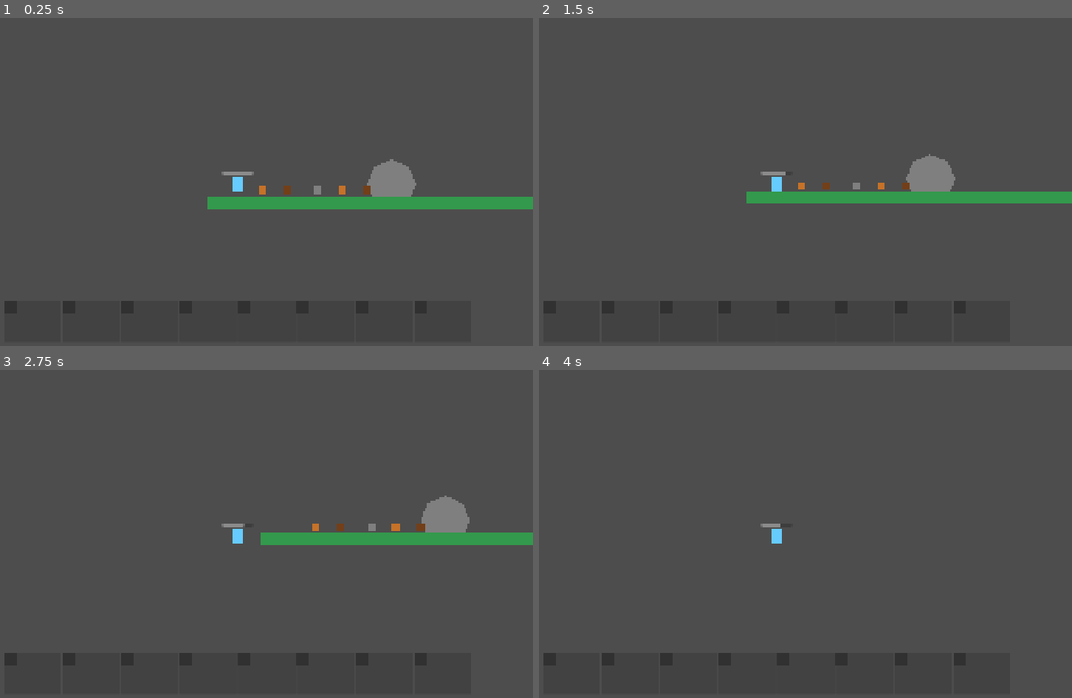
Above: before the commit, frames 1-4 (two rows, left to right).
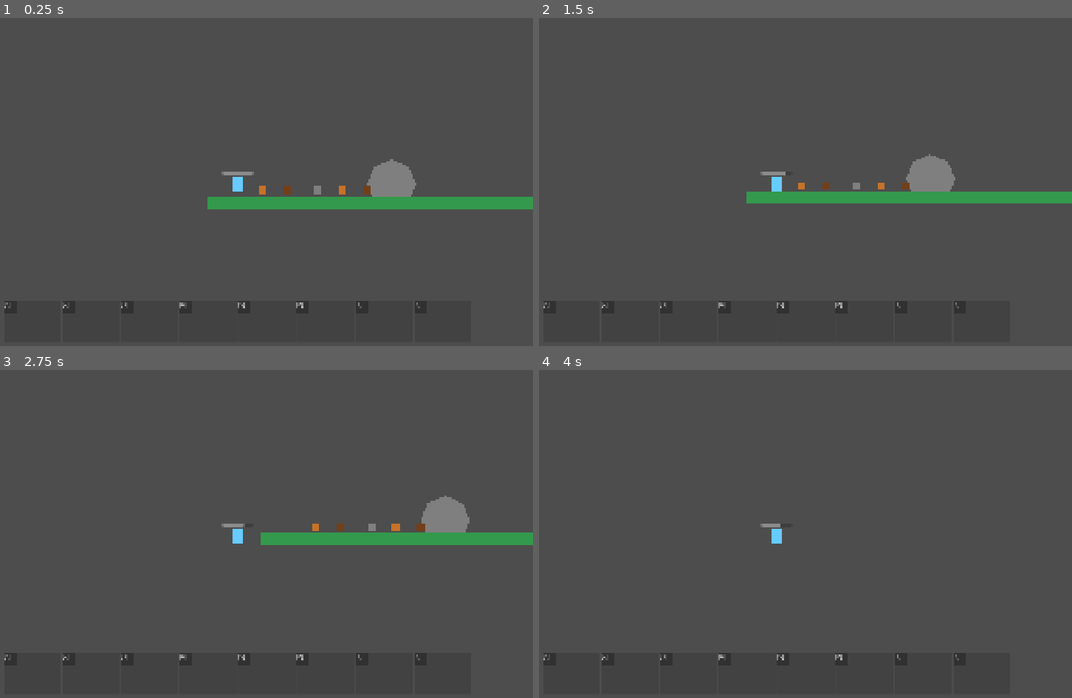
Above: after the commit, the same moments.

Repository: Travis-Code/SurvivalGame
Game: Godot game, scene res://scenes/Main.tscn
The game is run twice, just before and just after one commit, with the same random seed, the same clock (stepped at 60 frames per second) and the same inputs.
Inputs (mouse positions are in pixels of both pictures, inside the frame that each line leads up to):
- Up to frame 1 (0.25 s): no input
- Up to frame 2 (1.5 s): tap Enter (ui_accept) at 0.5, 1.25 s; drag from (928, 178) to (837, 109) at 0.52 s; drag from (656, 201) to (928, 178) at 1.27 s
- Up to frame 3 (2.75 s): tap Enter (ui_accept) at 2 s; move the mouse to (298, 461) at 2.02 s; hold A (move_left) from 2.03 s (still down)
- Up to frame 4 (4 s): release A (move_left) at 2.75 s; drag from (746, 602) to (880, 524) at 2.77 s; move the mouse to (954, 586) at 3.52 s; hold D (move_right) from 3.53 s (still down); tap Space (jump) at 3.77 s

The runs differ from the first frame. In frame 1, 0.1% of the frame differs, in the area x 0-79%, y 86-89%; in frame 2, 0.1%; in frame 3, 0.1%; in frame 4, 0.1%.

Commit message:
Add slot numbering to hotbar (1-8)

Diff:
--- a/scripts/ui/HotbarSlot.gd
+++ b/scripts/ui/HotbarSlot.gd
@@ -2,6 +2,7 @@
 
 var assigned_item_id: String = ""
 var hotbar: Node = null
+var slot_number: int = 0
 
 var label: Label
 var icon_rect: ColorRect
@@ -25,6 +26,7 @@
 		label.size_flags_vertical = Control.SIZE_EXPAND_FILL
 		add_child(label)
 		move_child(label, 1)  # keep label above icon
+	_update_visual()
 
 func set_hotbar(hb: Node) -> void:
 	hotbar = hb
@@ -35,7 +37,10 @@
 
 func _update_visual() -> void:
 	if label:
-		label.text = assigned_item_id
+		var label_text = "[%d]" % slot_number
+		if assigned_item_id != "":
+			label_text += " %s" % assigned_item_id
+		label.text = label_text
 		label.modulate = Color(1, 1, 1, 0.9)
 	if icon_rect:
 		icon_rect.color = _get_item_color(assigned_item_id)
--- a/scripts/ui/HotbarUI.gd
+++ b/scripts/ui/HotbarUI.gd
@@ -29,6 +29,7 @@
 		slot.custom_minimum_size = slot_size
 		slot.size_flags_horizontal = Control.SIZE_EXPAND_FILL
 		slot.set_hotbar(self)
+		slot.slot_number = i + 1
 		slot_container.add_child(slot)
 		slots.append(slot)
 
@@ -40,12 +41,13 @@
 		return
 	for slot in slots:
 		var id = slot.assigned_item_id
+		var label_text = "[%d]" % slot.slot_number
 		if id == "":
 			if slot.label:
-				slot.label.text = ""
+				slot.label.text = label_text
 			continue
 		var qty := 0
 		if id in inventory.items:
 			qty = inventory.items[id]
 		if slot.label:
-			slot.label.text = "%s (%d)" % [id, qty]
+			slot.label.text = "%s %s (%d)" % [label_text, id, qty]
